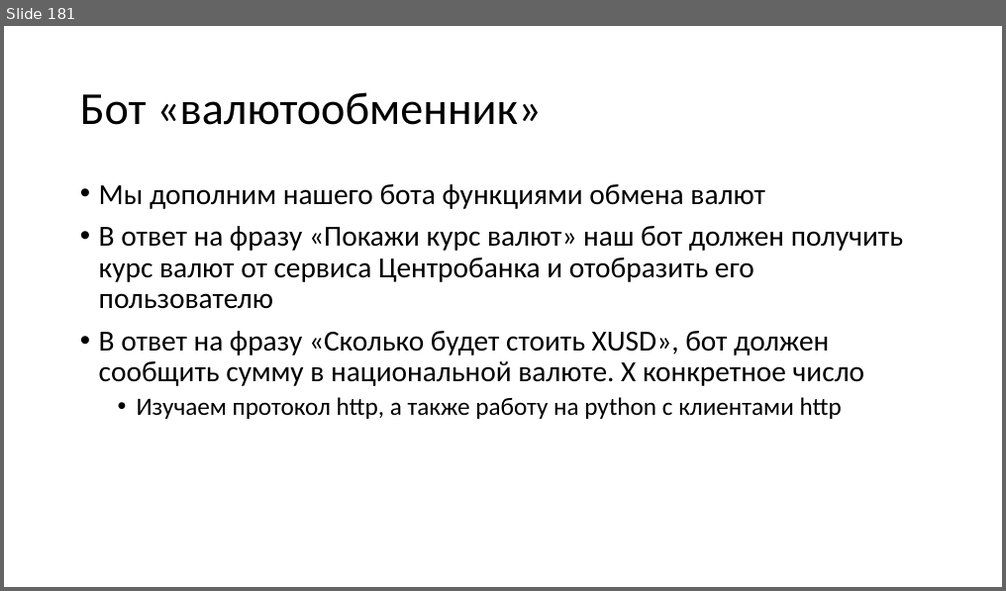
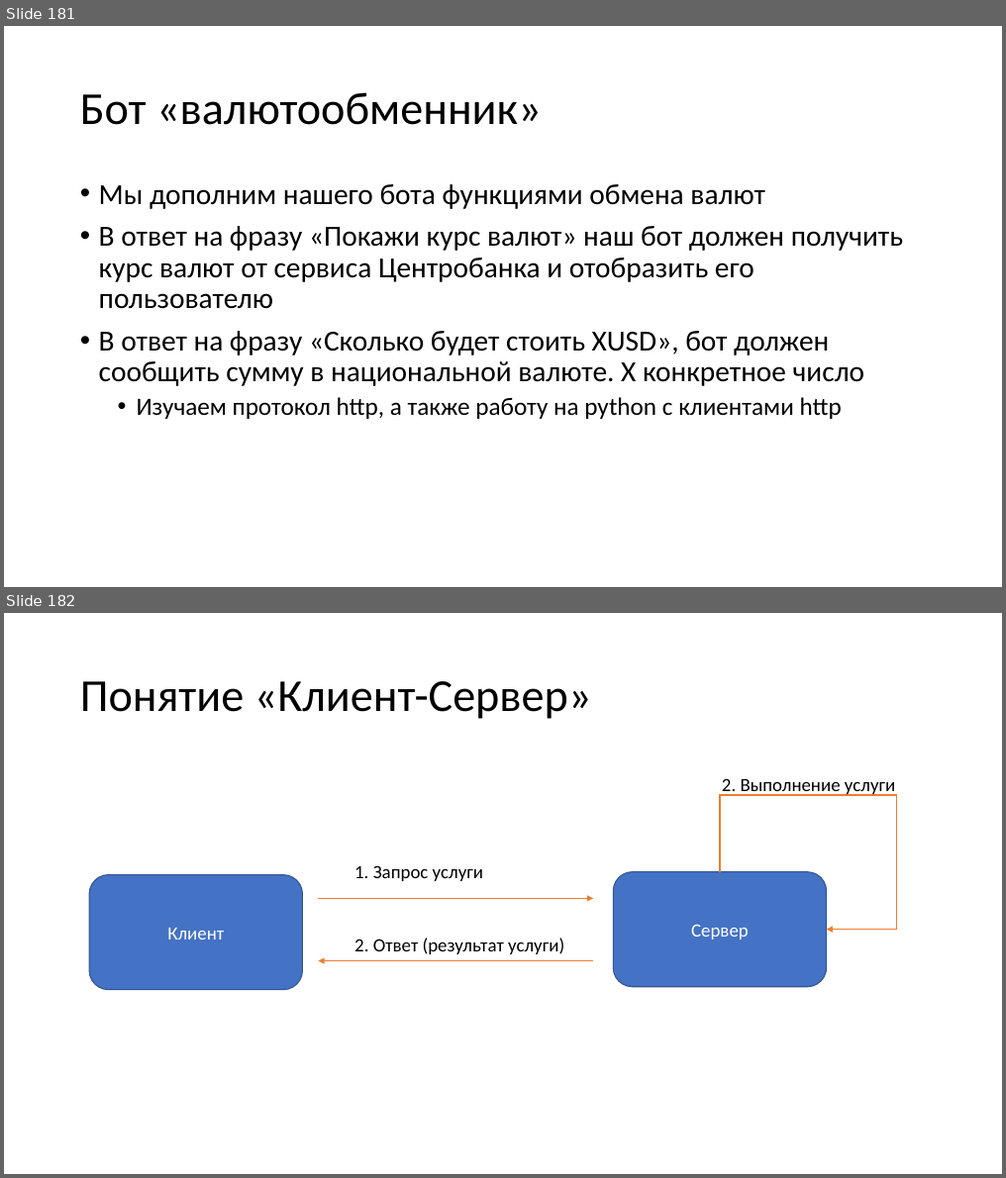
Before and after one commit to paveltsytovich/telegram-course, a slide deck: Presentation/Разработка ботов для телеграмм на Python.pptx. Shown one above the other, each under a label of ours: slide 181 before the commit, slides 181 and 182 after it. The pictures are 1006x591 and 1006x1178 pixels, drawn with LibreOffice and Linux fonts; fonts in the diff are those of the drawing. Boxes give left, top, right and bottom in pixels: in the first picture for what was removed or moved away, otherwise in the second. Text is boxed around its words. In the diff, an @@ line names an element or a change of style, - is before the commit and + after.

```diff
--- a/Presentation/Разработка ботов для телеграмм на Python.pptx
+++ b/Presentation/Разработка ботов для телеграмм на Python.pptx
@@ slide 182 added at [4,613,1002,1174], background #FFFFFF @@
@@ title added at [80,681,592,719], 44 pt, text #000000 @@
+Понятие «Клиент-Сервер»
@@ text added at [722,778,895,796], 18 pt, text #000000 @@
+2. Выполнение услуги
@@ elbow arrow added from (720, 872) to (827, 930), #ED7D31 1.5 pt @@
@@ rounded rectangle added at [89,875,303,989], fill #4472C4, outline #325491 1 pt, 18 pt, text #FFFFFF @@
+Клиент
@@ text added at [354,865,483,881], 18 pt, text #000000 @@
+1. Запрос услуги
@@ rounded rectangle added at [614,872,827,986], fill #4472C4, outline #325491 1 pt, 18 pt, text #FFFFFF @@
+Сервер
@@ arrow added from (319, 898) to (593, 898), #ED7D31 1.5 pt @@
@@ text added at [354,938,564,955], 18 pt, text #000000 @@
+2. Ответ (результат услуги)
@@ arrow added from (593, 961) to (319, 961), #ED7D31 1.5 pt @@
```
Also in this commit, not shown: 9 other slides added.
